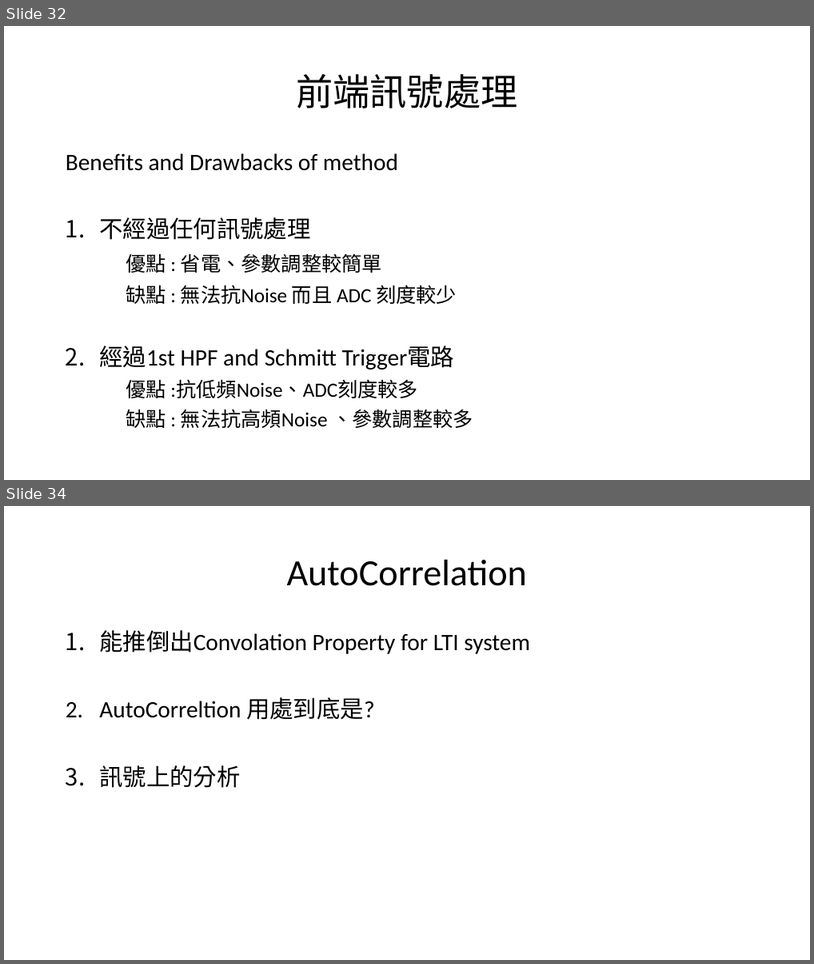
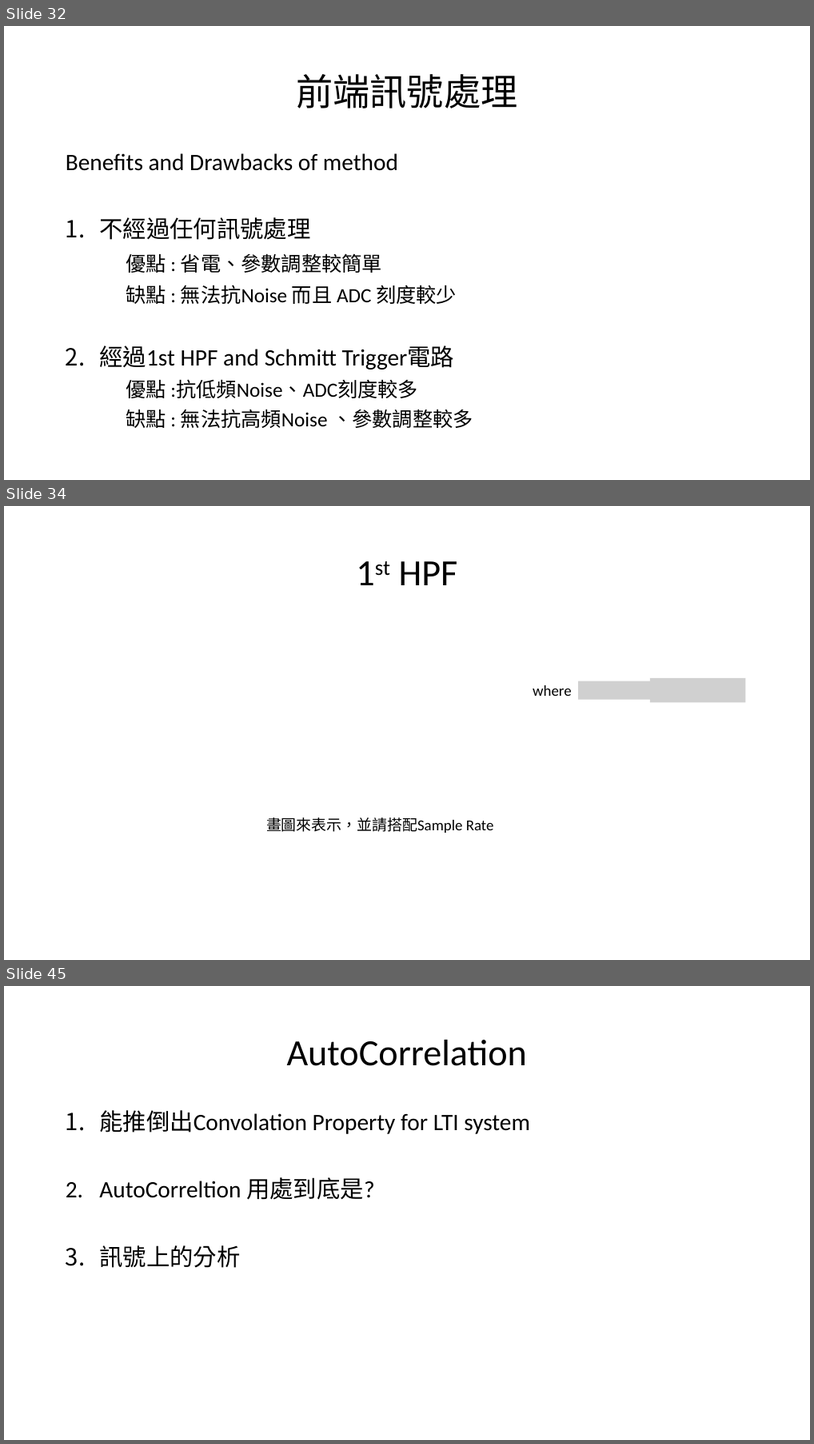
Before and after one commit to a0910281835/Summrary_PDF, a slide deck: Project_Summary_pdf/Project_Summary.pptx. Shown one above the other, each under a label of ours: slides 32 and 34 before the commit, slides 32, 34 and 45 after it; the slides between them are not shown. The pictures are 814x964 and 814x1444 pixels, drawn with LibreOffice and Linux fonts; fonts in the diff are those of the drawing; grey boxes stand for pictures. Boxes give left, top, right and bottom in pixels: in the first picture for what was removed or moved away, otherwise in the second. Text is boxed around its words. In the diff, an @@ line names an element or a change of style, - is before the commit and + after.

```diff
--- a/Project_Summary_pdf/Project_Summary.pptx
+++ b/Project_Summary_pdf/Project_Summary.pptx
@@ slide 34 added at <box>4,506,810,960</box>, background #FFFFFF @@
@@ title added at <box>399,561,458,585</box>, 44 pt, text #000000 @@
+1st HPF
@@ text added at <box>533,685,572,696</box>, 18 pt, text #000000 @@
+where
@@ picture added at <box>578,681,655,699</box> @@
@@ text added at <box>646,679,690,704</box>, 18 pt, text #000000 @@
+,
@@ picture added at <box>650,678,746,702</box> @@
@@ text added at <box>266,817,494,832</box>, 18 pt, text #000000 @@
+畫圖來表示，並請搭配Sample Rate
@@ what was slide 34 is now slide 45 @@
```
Also in this commit, not shown: 3 slides changed, 10 other slides added.
